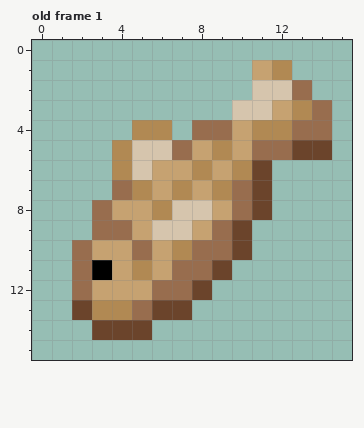
Pixel-art file -- Assets/Entity/fish_biscuit/fish_biscuit.aseprite. The picture above is the old version.
16x16 pixels, 1 frame. Shown: old frame 1. The commit also changed other frames, which this record leaves out.
And afterwards:
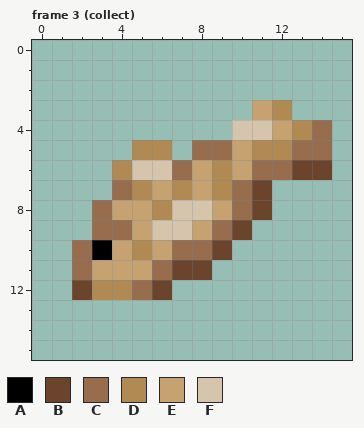
Palette (. is transparent): A #000000  B #6b442b  C #986d4e  D #b18953  E #c6a271  F #d6c5ad
A new or re-ordered frame is compared with the old frame closest to it.
Diff:
frames 1 -> 12
--- frame 3 (collect) is new; against old frame 1
@@ x 0..15 @@
  0 ................
- 1 ...........ED...
- 2 ...........FFC..
- 3 ..........FFEDC.
- 4 .....DD.CCEDDCC.
- 5 ....DFFCEDECCBB.
- 6 ....DFEEDEDB....
+ 1 ................
+ 2 ................
+ 3 ...........ED...
+ 4 ..........FFEDC.
+ 5 .....DD.CCEDDCC.
+ 6 ....DFFCEDECCBB.
  7 ....CDEDEDCB....
@@ x 0..15 @@
  9 ...CCEFFECB.....
-10 ..CEECEDCCB.....
-11 ..CAEDECCB......
-12 ..CEEECCB.......
-13 ..BDDCBB........
-14 ...BBB..........
+10 ..CAEDECCB......
+11 ..CEEECBB.......
+12 ..BDDCB.........
+13 ................
+14 ................
 15 ................
